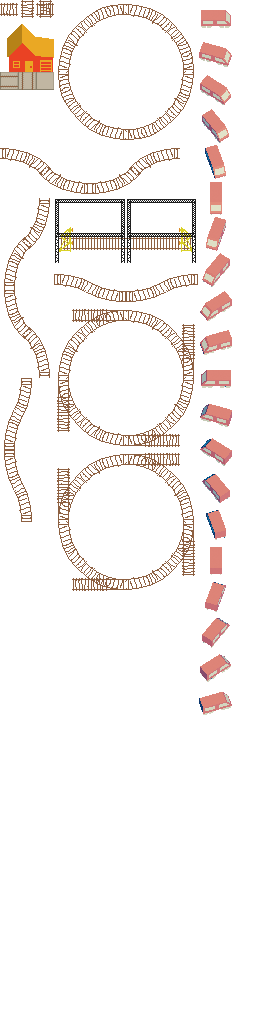
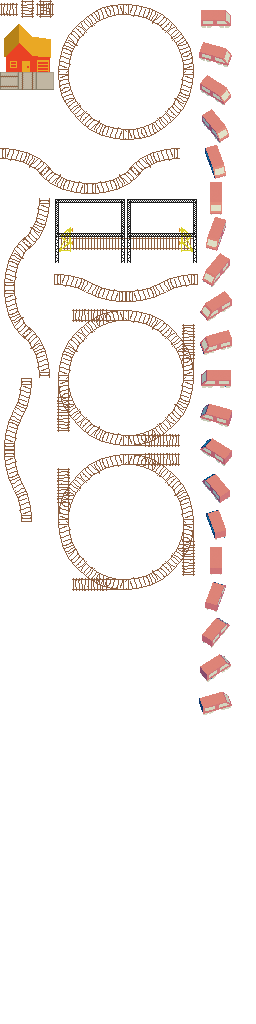
Layers edited between the first and the second 256px x 1024px image:
painted on "0019.png" over bbox(4, 24, 197, 263)
